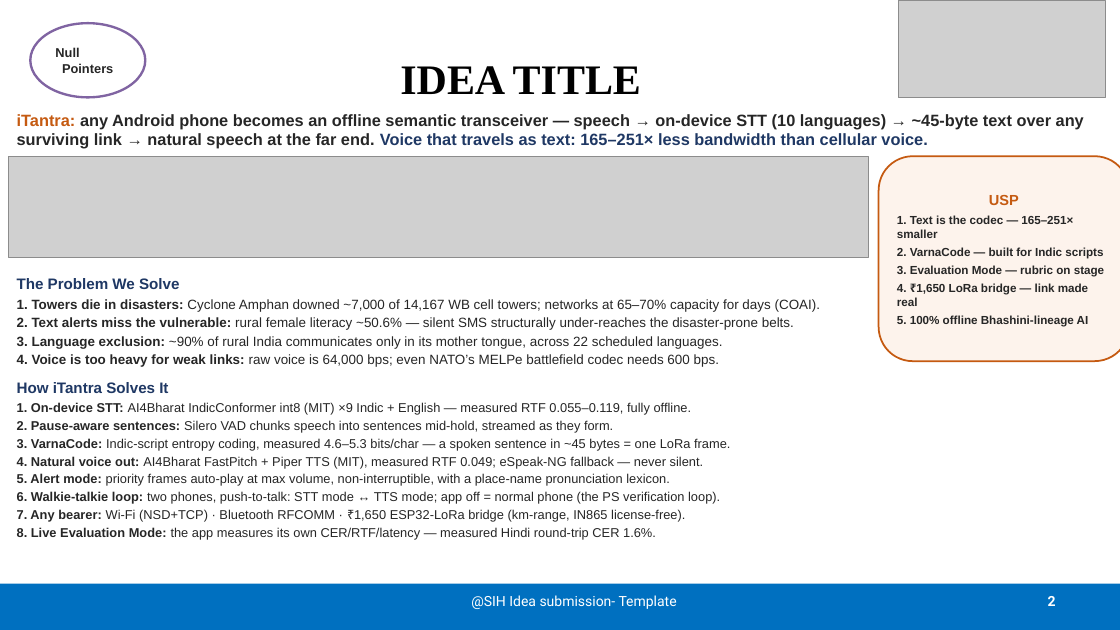
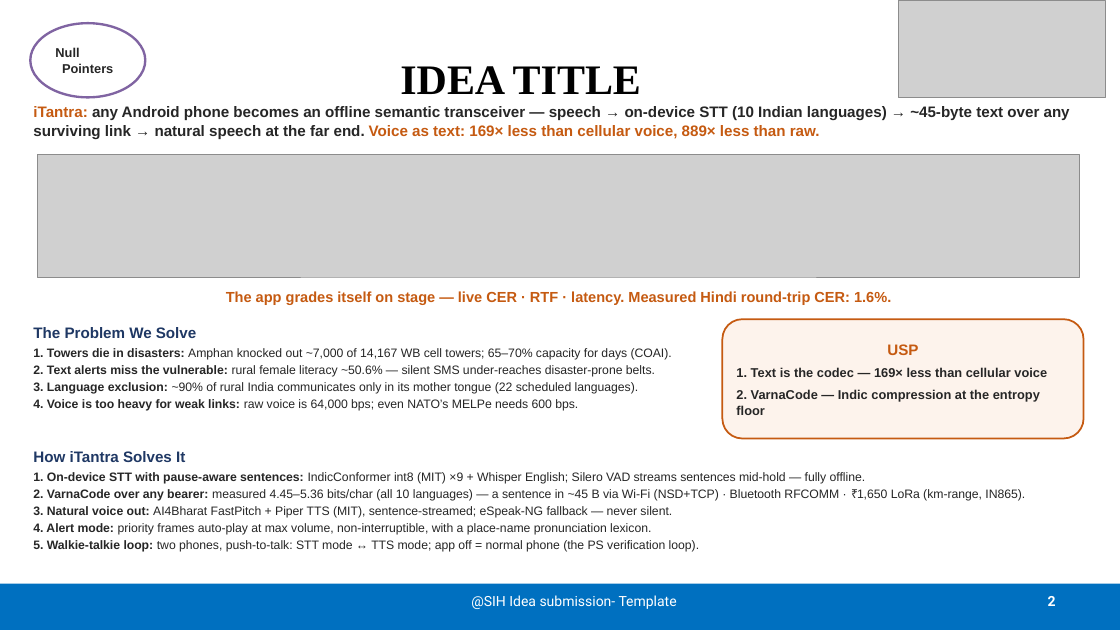
Before and after one commit to satyam-mishra-dev/itantra, a slide deck: slide 2 of docs/SIH2026-iTantra-idea-PPT.pptx. Drawn at 1120x630 pixels with LibreOffice and Linux fonts; fonts in the diff are those of the drawing; grey boxes stand for pictures. Boxes give left, top, right and bottom in pixels: in the first picture for what was removed or moved away, otherwise in the second. Text is boxed around its words. In the diff, an @@ line names an element or a change of style, - is before the commit and + after.

Commit message:
docs: idea PPT v3 — critique fixes: consistent 169x/889x, 45-byte hero, no tech-grid duplication, real repo links, uniform S1, measured v1 numbers

```diff
--- a/docs/SIH2026-iTantra-idea-PPT.pptx
+++ b/docs/SIH2026-iTantra-idea-PPT.pptx
@@ text at [33, 106, 1070, 139]: text changed; size 14 to 13 pt @@
-iTantra: any Android phone becomes an offline semantic transceiver — speech → on-device STT (10 languages) → ~45-byte text over any surviving link → natural speech at the far end. Voice that travels as text: 165–251× less bandwidth than cellular voice.
+iTantra: any Android phone becomes an offline semantic transceiver — speech → on-device STT (10 Indian languages) → ~45-byte text over any surviving link → natural speech at the far end. Voice as text: 169× less than cellular voice, 889× less than raw.
@@ picture: place and size @@
-picture at [8, 156, 869, 257]
+picture at [38, 155, 1080, 277]
@@ rounded rectangle removed at [879, 156, 1120, 361] @@
-USP
-1. Text is the codec — 165–251× smaller
-2. VarnaCode — built for Indic scripts
-3. Evaluation Mode — rubric on stage
-4. ₹1,650 LoRa bridge — link made real
-5. 100% offline Bhashini-lineage AI
@@ text added at [226, 291, 891, 305], 12.5 pt, text #C55A11, bold @@
+The app grades itself on stage — live CER · RTF · latency. Measured Hindi round-trip CER: 1.6%.
@@ text "The Problem We Solve": place and size @@
-text "The Problem We Solve" at [17, 278, 821, 367]
+text "The Problem We Solve" at [33, 327, 672, 411]
@@ rounded rectangle added at [723, 319, 1084, 439], fill #FDF3EC, outline #C55A11 1.5 pt, 11 pt, text #262626, bold @@
+USP
+1. Text is the codec — 169× less than cellular voice
+2. VarnaCode — Indic compression at the entropy floor
@@ text at [33, 348, 672, 411]: text changed; size 11.5 to 10.5 pt @@
-1. Towers die in disasters: Cyclone Amphan downed ~7,000 of 14,167 WB cell towers; networks at 65–70% capacity for days (COAI).
-2. Text alerts miss the vulnerable: rural female literacy ~50.6% — silent SMS structurally under-reaches the disaster-prone belts.
-3. Language exclusion: ~90% of rural India communicates only in its mother tongue, across 22 scheduled languages.
-4. Voice is too heavy for weak links: raw voice is 64,000 bps; even NATO’s MELPe battlefield codec needs 600 bps.
+1. Towers die in disasters: Amphan knocked out ~7,000 of 14,167 WB cell towers; 65–70% capacity for days (COAI).
+2. Text alerts miss the vulnerable: rural female literacy ~50.6% — silent SMS under-reaches disaster-prone belts.
+3. Language exclusion: ~90% of rural India communicates only in its mother tongue (22 scheduled languages).
+4. Voice is too heavy for weak links: raw voice is 64,000 bps; even NATO’s MELPe needs 600 bps.
@@ text "How iTantra Solves It": place and size @@
-text "How iTantra Solves It" at [17, 382, 730, 539]
+text "How iTantra Solves It" at [33, 451, 1025, 552]
@@ text at [33, 472, 1025, 552]: text changed; size 11 to 10.5 pt @@
-1. On-device STT: AI4Bharat IndicConformer int8 (MIT) ×9 Indic + English — measured RTF 0.055–0.119, fully offline.
-2. Pause-aware sentences: Silero VAD chunks speech into sentences mid-hold, streamed as they form.
-3. VarnaCode: Indic-script entropy coding, measured 4.6–5.3 bits/char — a spoken sentence in ~45 bytes = one LoRa frame.
-4. Natural voice out: AI4Bharat FastPitch + Piper TTS (MIT), measured RTF 0.049; eSpeak-NG fallback — never silent.
-5. Alert mode: priority frames auto-play at max volume, non-interruptible, with a place-name pronunciation lexicon.
-6. Walkie-talkie loop: two phones, push-to-talk: STT mode ↔ TTS mode; app off = normal phone (the PS verification loop).
-7. Any bearer: Wi-Fi (NSD+TCP) · Bluetooth RFCOMM · ₹1,650 ESP32-LoRa bridge (km-range, IN865 license-free).
-8. Live Evaluation Mode: the app measures its own CER/RTF/latency — measured Hindi round-trip CER 1.6%.
+1. On-device STT with pause-aware sentences: IndicConformer int8 (MIT) ×9 + Whisper English; Silero VAD streams sentences mid-hold — fully offline.
+2. VarnaCode over any bearer: measured 4.45–5.36 bits/char (all 10 languages) — a sentence in ~45 B via Wi-Fi (NSD+TCP) · Bluetooth RFCOMM · ₹1,650 LoRa (km-range, IN865).
+3. Natural voice out: AI4Bharat FastPitch + Piper TTS (MIT), sentence-streamed; eSpeak-NG fallback — never silent.
+4. Alert mode: priority frames auto-play at max volume, non-interruptible, with a place-name pronunciation lexicon.
+5. Walkie-talkie loop: two phones, push-to-talk: STT mode ↔ TTS mode; app off = normal phone (the PS verification loop).
```
Also in this commit, not shown: 5 other slides changed, 1 other file.
